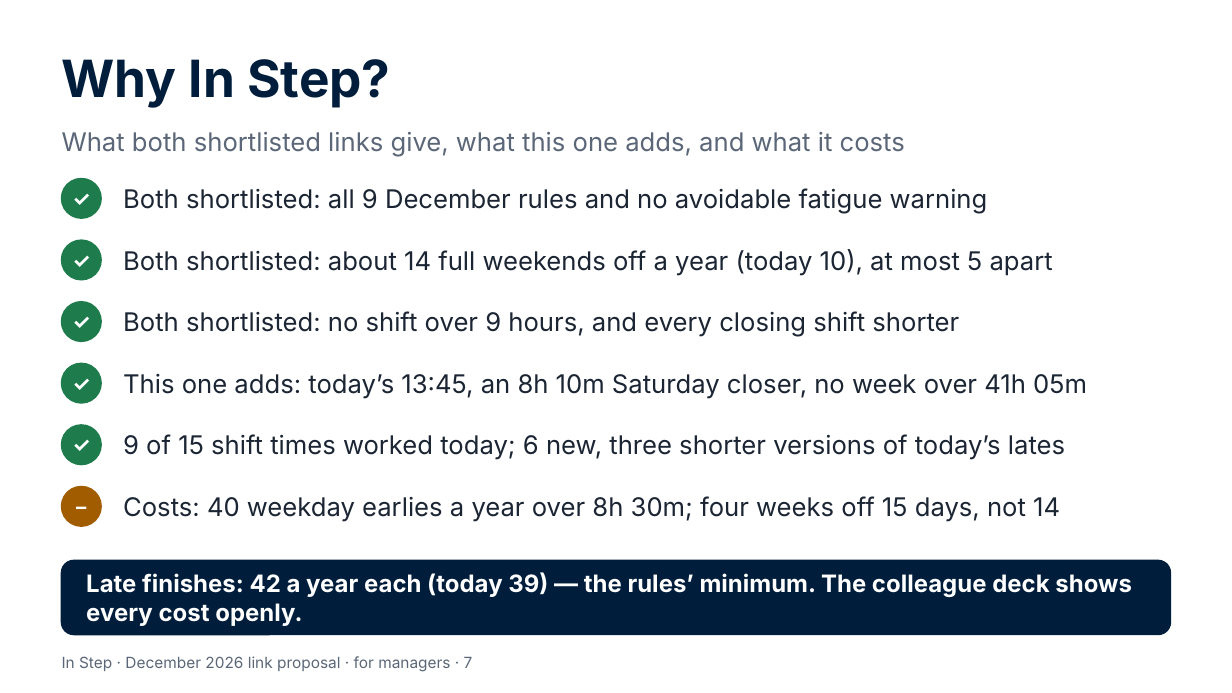
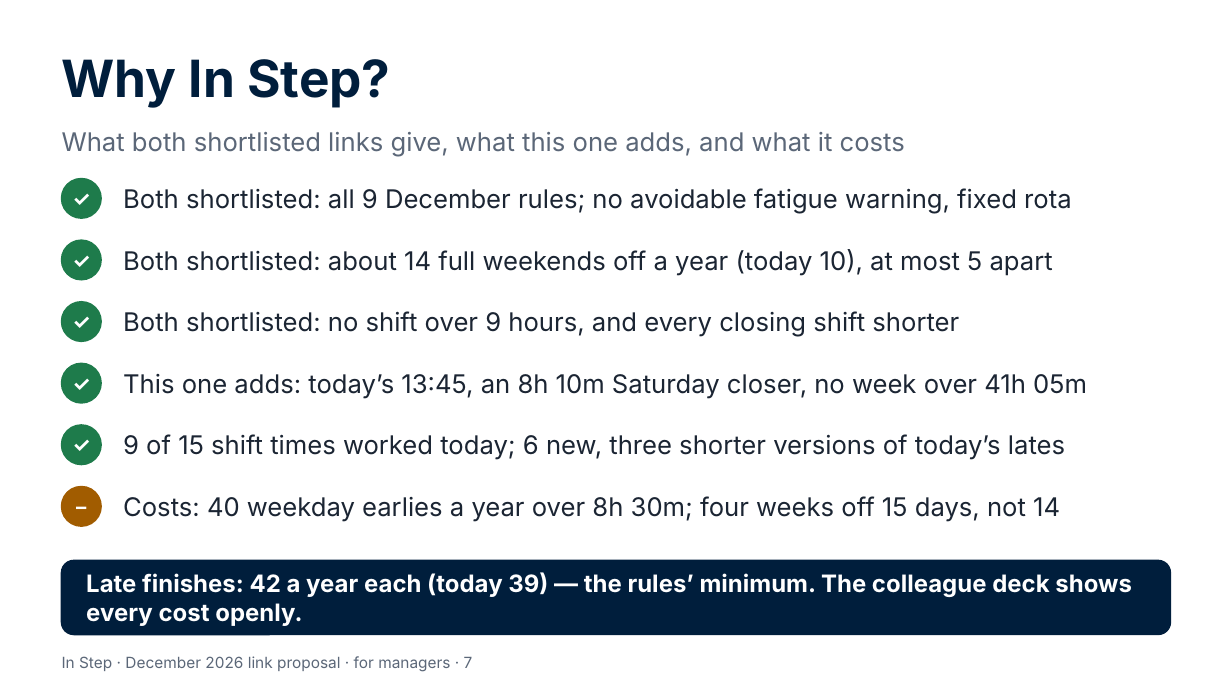
Before and after one commit to Garethdavidmiller/roster-app, a slide deck: slide 7 of docs/links-26/presentations/In-Step-for-managers.pptx. Drawn at 1232x693 pixels with LibreOffice and Linux fonts; fonts in the diff are those of the drawing. Boxes give left, top, right and bottom in pixels: in the first picture for what was removed or moved away, otherwise in the second. Text is boxed around its words. In the diff, an @@ line names an element or a change of style, - is before the commit and + after.

```diff
--- a/docs/links-26/presentations/In-Step-for-managers.pptx
+++ b/docs/links-26/presentations/In-Step-for-managers.pptx
@@ text at (x1=123, y1=188, x2=1071, y2=214): text changed @@
-Both shortlisted: all 9 December rules and no avoidable fatigue warning
+Both shortlisted: all 9 December rules; no avoidable fatigue warning, fixed rota
```
Also in this commit, not shown: 1 other slide changed, 56 other files.
